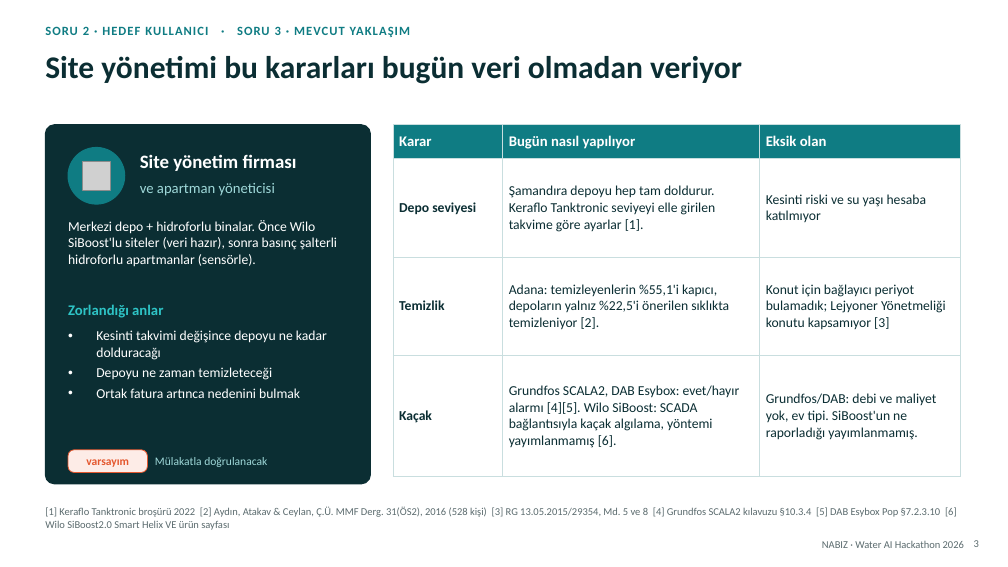
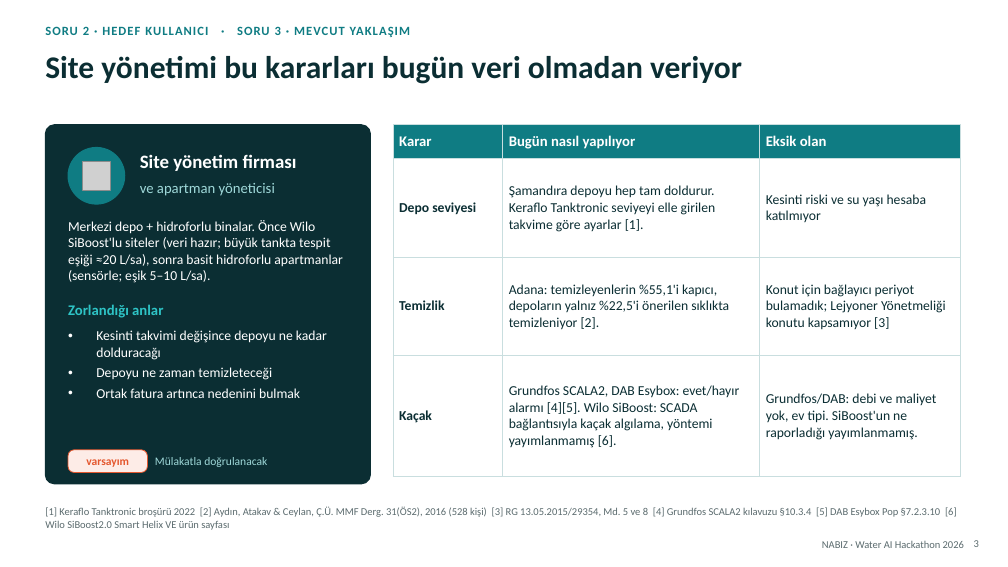
Before and after one commit to sayko89/willo, a slide deck: slide 3 of teslim/NABIZ_Proje_Fikri.pptx. Drawn at 1008x567 pixels with LibreOffice and Linux fonts; fonts in the diff are those of the drawing; grey boxes stand for pictures. Boxes give left, top, right and bottom in pixels: in the first picture for what was removed or moved away, otherwise in the second. Text is boxed around its words. In the diff, an @@ line names an element or a change of style, - is before the commit and + after.

```diff
--- a/teslim/NABIZ_Proje_Fikri.pptx
+++ b/teslim/NABIZ_Proje_Fikri.pptx
@@ text at [68,220,342,283]: text changed @@
-Merkezi depo + hidroforlu binalar. Önce Wilo SiBoost'lu siteler (veri hazır), sonra basınç şalterli hidroforlu apartmanlar (sensörle).
+Merkezi depo + hidroforlu binalar. Önce Wilo SiBoost'lu siteler (veri hazır; büyük tankta tespit eşiği ≈20 L/sa), sonra basit hidroforlu apartmanlar (sensörle; eşik 5–10 L/sa).
```
Also in this commit, not shown: 2 other slides changed, 13 other files.
